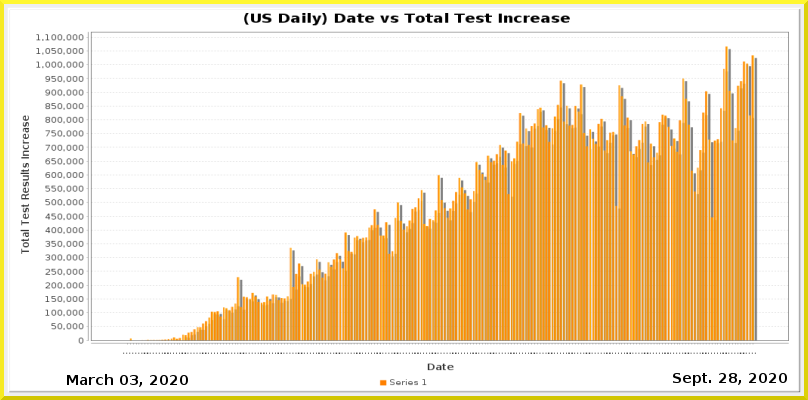
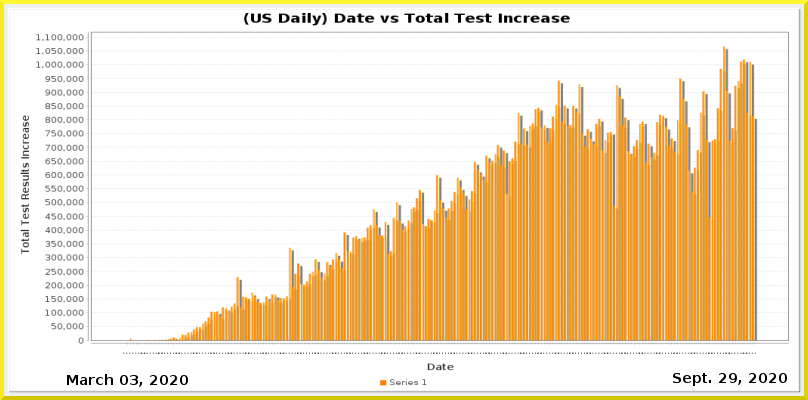
The second w=808, h=400 image is a revision of the first. Changes to its layers:
painted on "Current Date" over (x1=729, y1=373, x2=737, y2=383)
painted on "Date_vs_TestIncrease.png" over (x1=130, y1=46, x2=758, y2=354)
